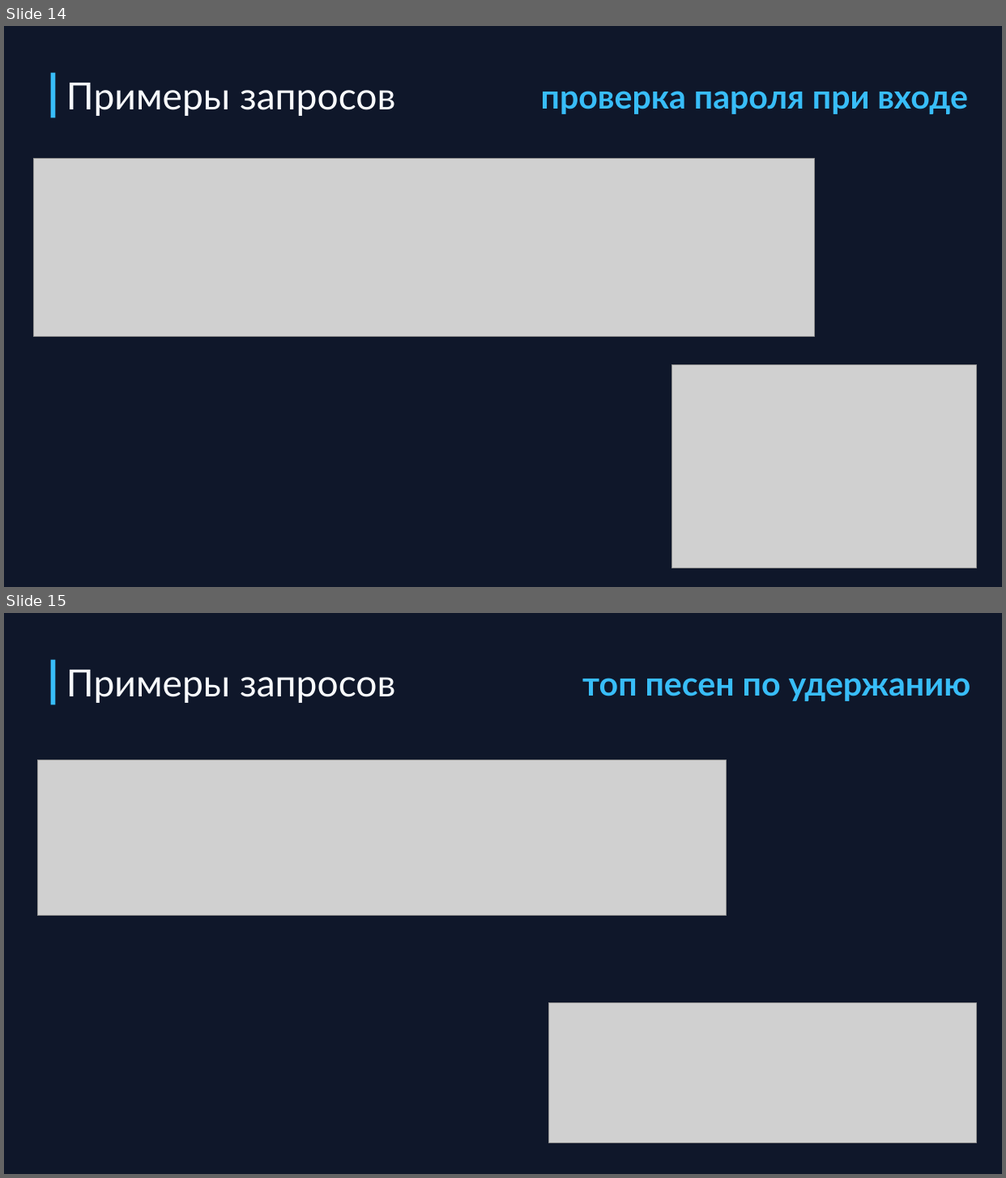
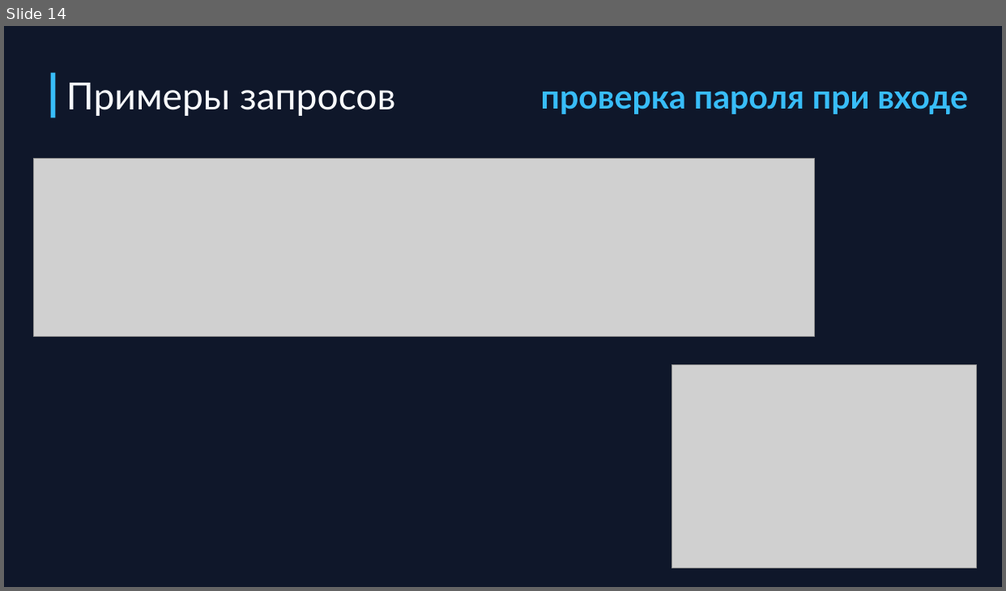
Before and after one commit to kirzach-678/music-streaming, a slide deck: slides.pptx. Shown one above the other, each under a label of ours: slides 14 and 15 before the commit, slide 14 after it. The pictures are 1006x1178 and 1006x591 pixels, drawn with LibreOffice and Linux fonts; fonts in the diff are those of the drawing; grey boxes stand for pictures; background and template pictures are left out. Boxes give left, top, right and bottom in pixels: in the first picture for what was removed or moved away, otherwise in the second. Text is boxed around its words. In the diff, an @@ line names an element or a change of style, - is before the commit and + after.

```diff
--- a/slides.pptx
+++ b/slides.pptx
@@ slide 15 removed at <box>4,613,1002,1174</box>, background picture (left out) @@
@@ rectangle removed at <box>51,660,56,705</box> @@
@@ text removed at <box>66,670,396,703</box> @@
-Примеры запросов
@@ text removed at <box>582,678,971,701</box> @@
-топ песен по удержанию
@@ picture removed at <box>38,760,727,915</box> @@
@@ picture removed at <box>549,1003,977,1144</box> @@
```
Also in this commit, not shown: 4 slides changed, 1 slide added, 1 other file.
